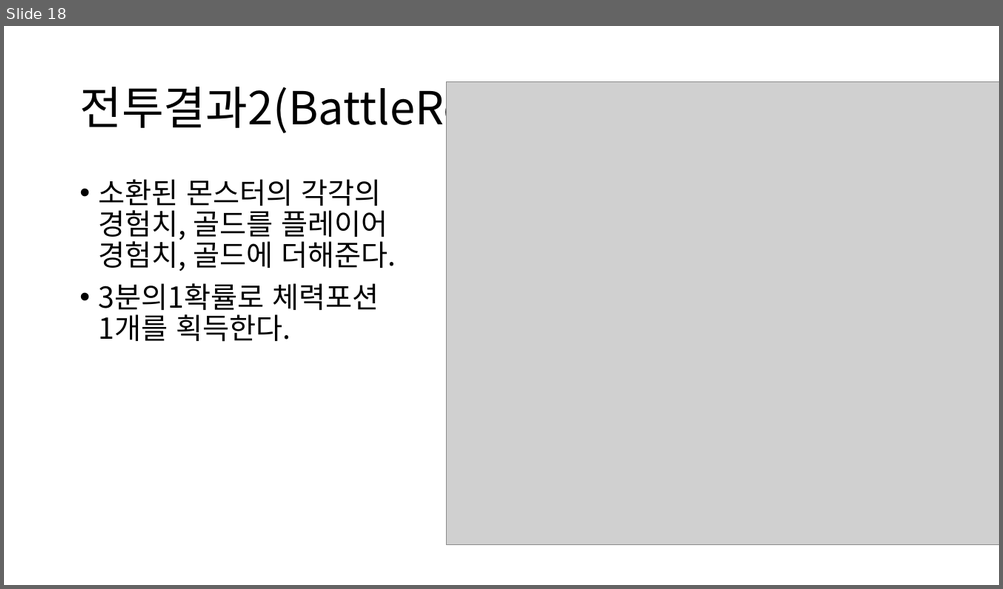
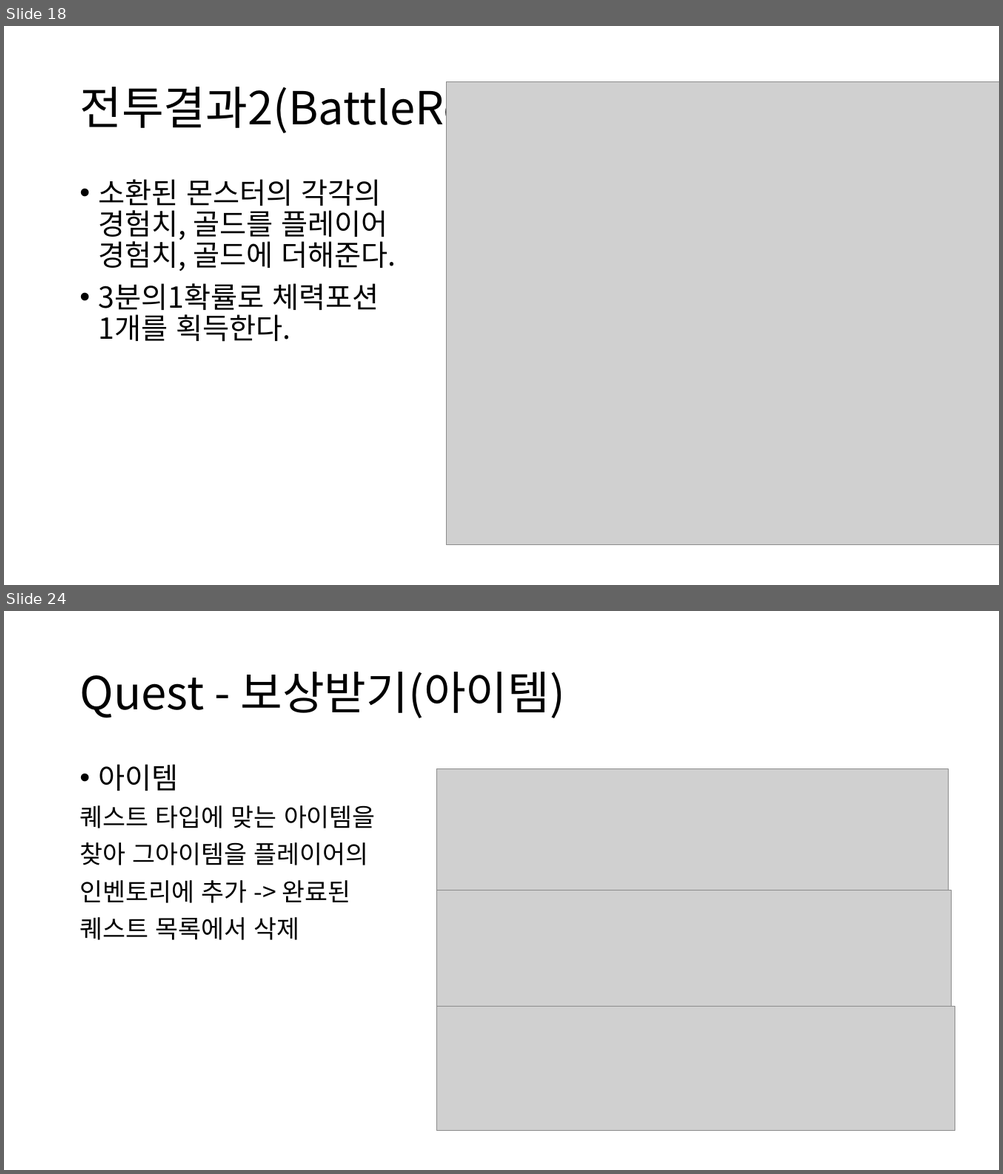
Before and after one commit to sh010207/TextRPG, a slide deck: 수조.pptx. Shown one above the other, each under a label of ours: slide 18 before the commit, slides 18 and 24 after it; the slides between them are not shown. The pictures are 1003x589 and 1003x1174 pixels, drawn with LibreOffice and Linux fonts; fonts in the diff are those of the drawing; grey boxes stand for pictures. Boxes give left, top, right and bottom in pixels: in the first picture for what was removed or moved away, otherwise in the second. Text is boxed around its words. In the diff, an @@ line names an element or a change of style, - is before the commit and + after.

```diff
--- a/수조.pptx
+++ b/수조.pptx
@@ slide 24 added at (x1=4, y1=611, x2=999, y2=1170), background #FFFFFF @@
@@ title added at (x1=79, y1=672, x2=566, y2=718), 44 pt, text #000000 @@
+Quest - 보상받기(아이템)
@@ text added at (x1=79, y1=764, x2=375, y2=940), 24 pt, text #000000 @@
+• 아이템
+퀘스트 타입에 맞는 아이템을
+찾아 그아이템을 플레이어의
+인벤토리에 추가 -> 완료된
+퀘스트 목록에서 삭제
@@ picture added at (x1=437, y1=769, x2=948, y2=891) @@
@@ picture added at (x1=437, y1=891, x2=951, y2=1010) @@
@@ picture added at (x1=437, y1=1006, x2=955, y2=1131) @@
```
Also in this commit, not shown: 2 slides changed, 4 other slides added, 2 other files.
